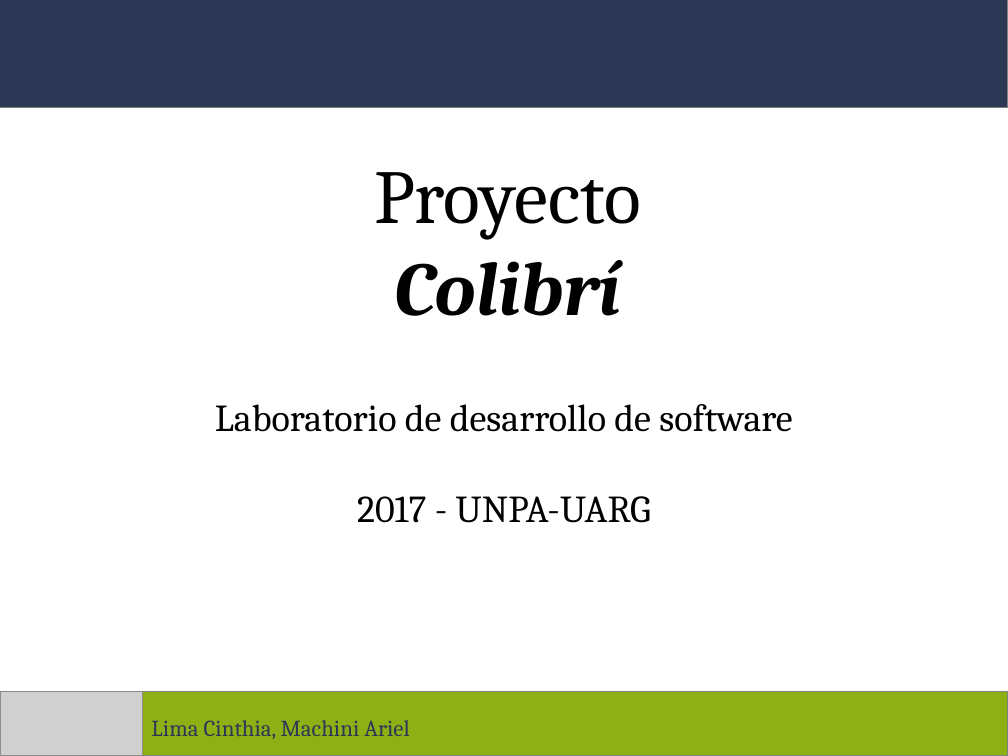
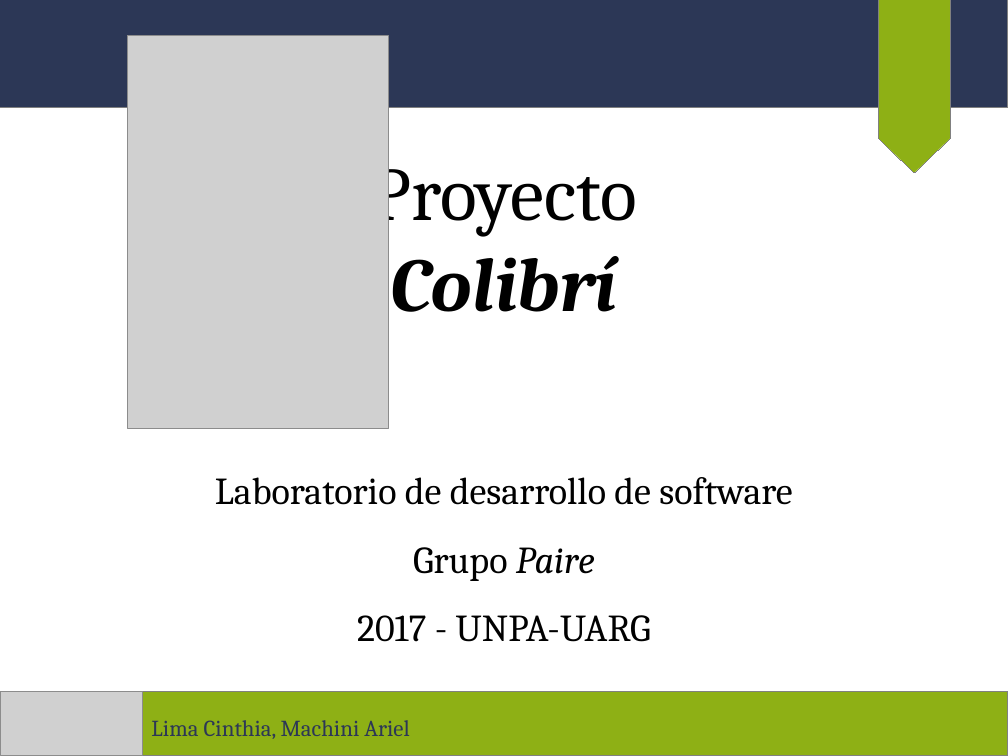
Before and after one commit to arielmachini/Caciar, a slide deck: slide 1 of Plantilla y utilidades/Plantilla de presentaciones.odp. Drawn at 1008x756 pixels with LibreOffice and Linux fonts; fonts in the diff are those of the drawing; grey boxes stand for pictures. Boxes give left, top, right and bottom in pixels: in the first picture for what was removed or moved away, otherwise in the second. Text is boxed around its words. In the diff, an @@ line names an element or a change of style, - is before the commit and + after.

```diff
--- a/Plantilla y utilidades/Plantilla de presentaciones.odp
+++ b/Plantilla y utilidades/Plantilla de presentaciones.odp
@@ flow chart offpage connector added at box(879, 0, 951, 173), fill #8EB015, outline #808080 0 pt @@
@@ picture added at box(128, 36, 389, 428) @@
@@ text "Proyecto" rewrapped from box(374, 172, 641, 316) to box(371, 149, 638, 312) @@
@@ text "Laboratorio de desarrollo de software": place and size @@
-text "Laboratorio de desarrollo de software" at box(215, 404, 792, 523)
+text "Laboratorio de desarrollo de software" at box(215, 477, 792, 642)
@@ text at box(215, 477, 792, 642): line spacing 1 to 1.5 @@
@@ text at box(413, 547, 595, 581): paragraph added @@
+Grupo Paire
```
Also in this commit, not shown: 2 other slides changed, 1 slide added, 1 other file.
